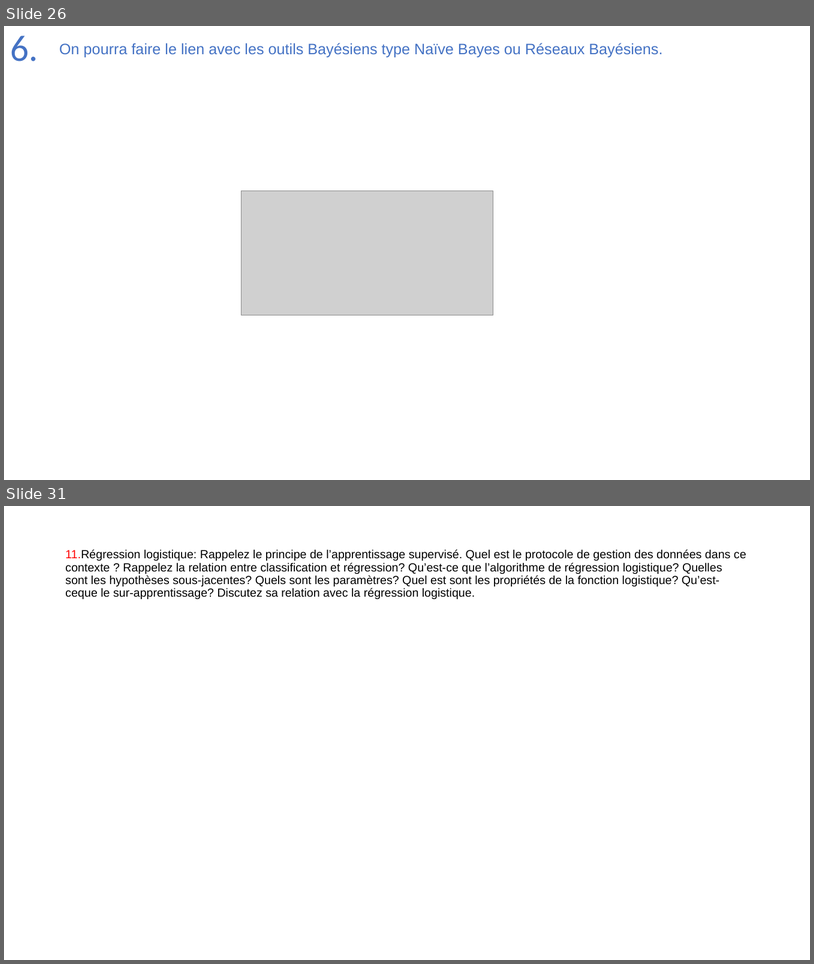
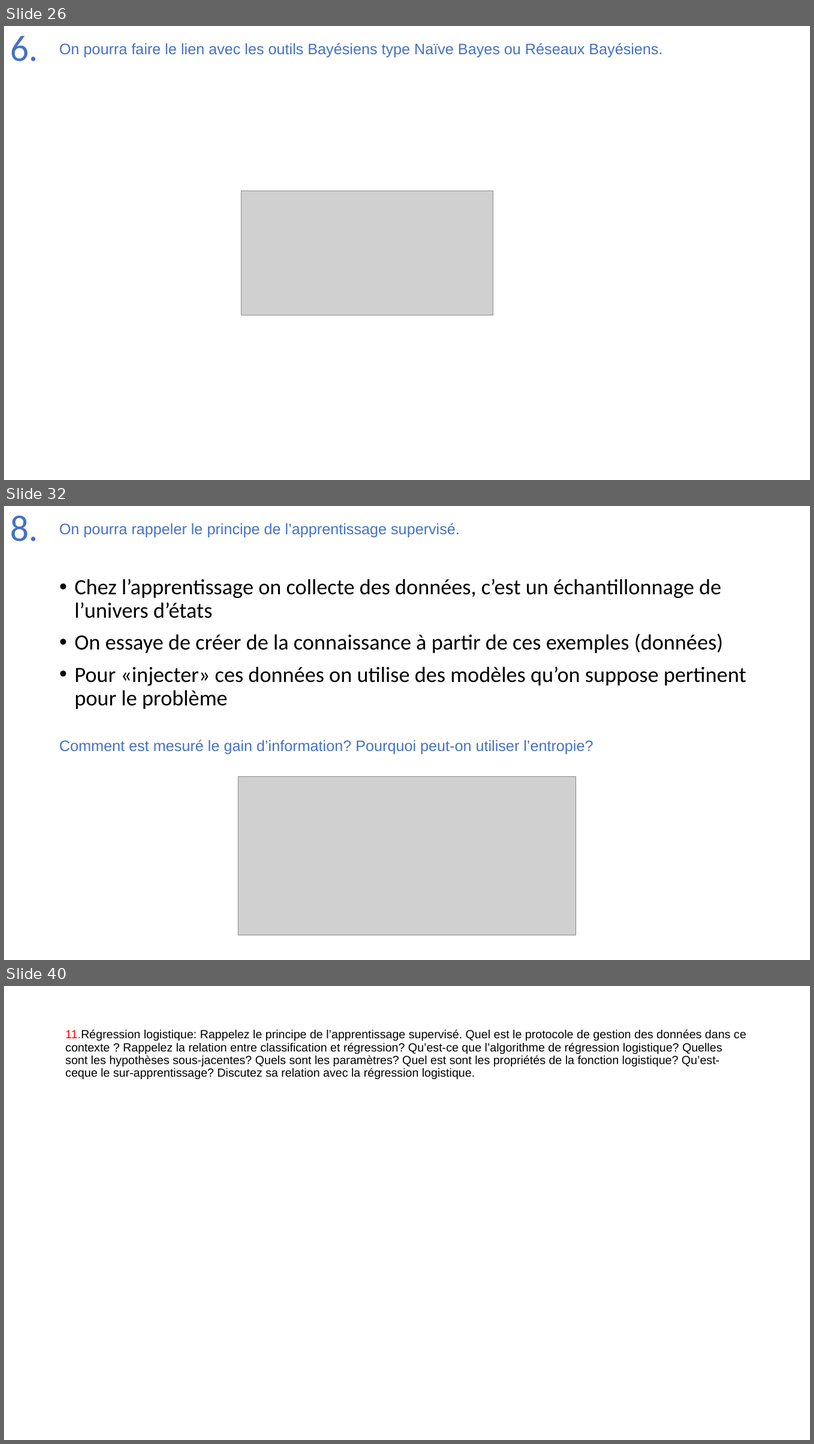
Before and after one commit to Joao-Quinta/Uni3eme, a slide deck: intelligenceArtificielle/Intelligence_artificielle_exam.pptx. Shown one above the other, each under a label of ours: slides 26 and 31 before the commit, slides 26, 32 and 40 after it; the slides between them are not shown. The pictures are 814x964 and 814x1444 pixels, drawn with LibreOffice and Linux fonts; fonts in the diff are those of the drawing; grey boxes stand for pictures. Boxes give left, top, right and bottom in pixels: in the first picture for what was removed or moved away, otherwise in the second. Text is boxed around its words. In the diff, an @@ line names an element or a change of style, - is before the commit and + after.

```diff
--- a/intelligenceArtificielle/Intelligence_artificielle_exam.pptx
+++ b/intelligenceArtificielle/Intelligence_artificielle_exam.pptx
@@ slide 32 added at [4,506,810,960], background #FFFFFF @@
@@ title added at [10,516,38,541], 44 pt, text #4472C4 @@
+8.
@@ text added at [59,523,460,538], 18 pt, text #4472C4 @@
+On pourra rappeler le principe de l’apprentissage supervisé.
@@ text added at [75,579,747,709], 25.9 pt, text #000000 @@
+• Chez l’apprentissage on collecte des données, c’est un échantillonnage de l’univers d’états
+• On essaye de créer de la connaissance à partir de ces exemples (données)
+• Pour «injecter» ces données on utilise des modèles qu’on suppose pertinent pour le problème
@@ text added at [59,739,593,754], 18 pt, text #4472C4 @@
+Comment est mesuré le gain d’information? Pourquoi peut-on utiliser l’entropie?
@@ picture added at [239,777,576,935] @@
@@ what was slide 31 is now slide 40 @@
```
Also in this commit, not shown: 5 slides changed, 8 other slides added.
